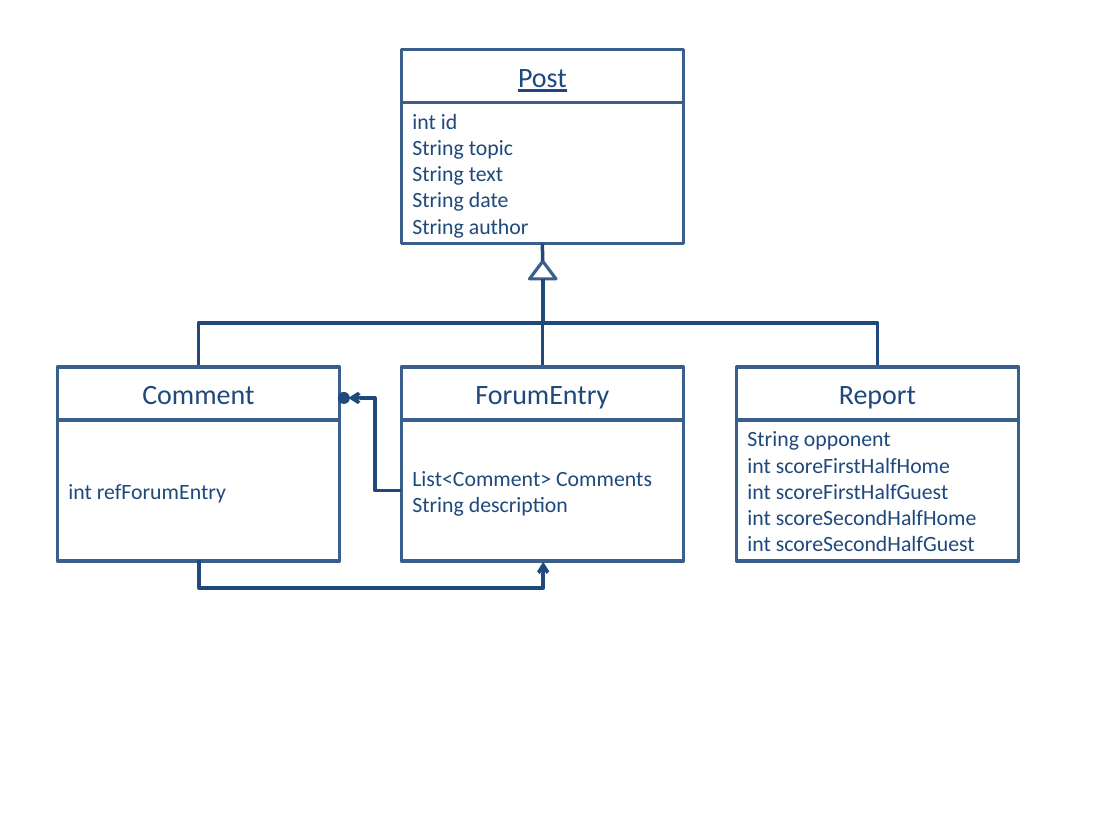
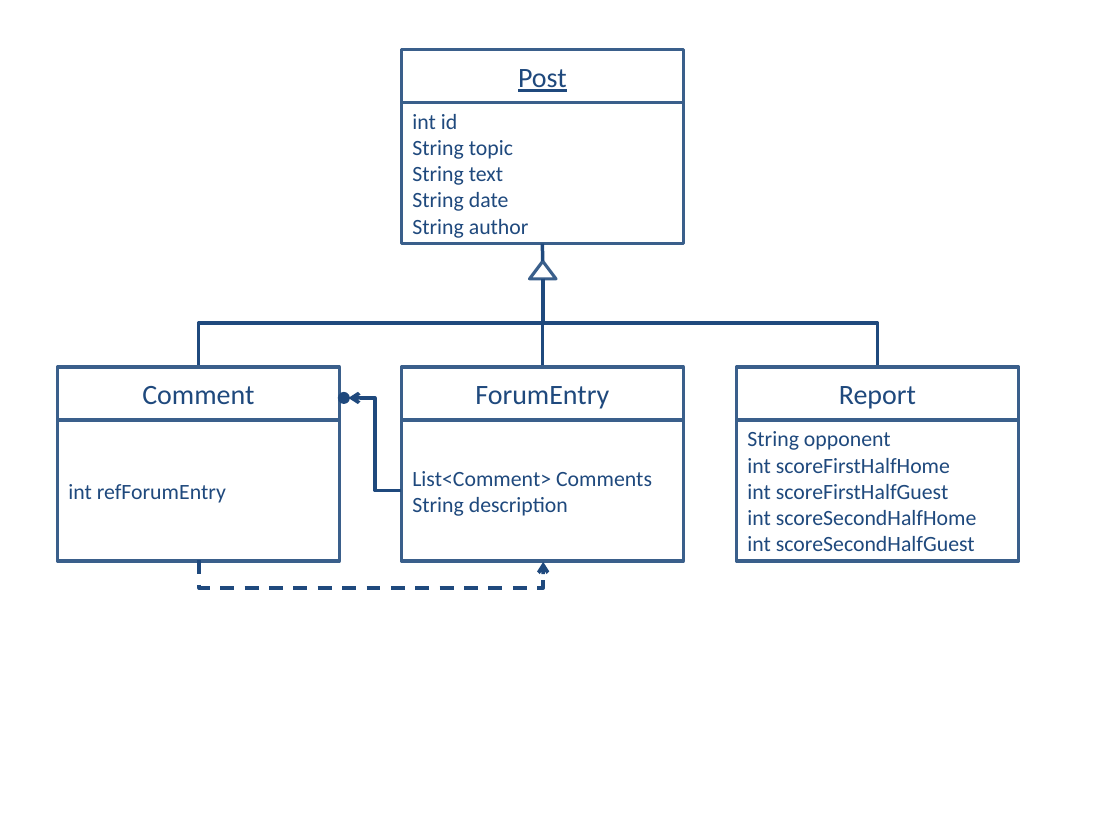
Before and after one commit to jumenz/este, a slide deck: slide 9 of Doku/Grafiken.pptx. Drawn at 1120x840 pixels with LibreOffice and Linux fonts; fonts in the diff are those of the drawing. Boxes give left, top, right and bottom in pixels: in the first picture for what was removed or moved away, otherwise in the second. Text is boxed around its words. In the diff, an @@ line names an element or a change of style, - is before the commit and + after.

```diff
--- a/Doku/Grafiken.pptx
+++ b/Doku/Grafiken.pptx
@@ elbow arrow (199, 560) - (543, 562): stroke #1F497D 2.25 pt to #1F497D 2.25 pt dashed @@
```
Also in this commit, not shown: 2 other slides changed, 8 other files.
